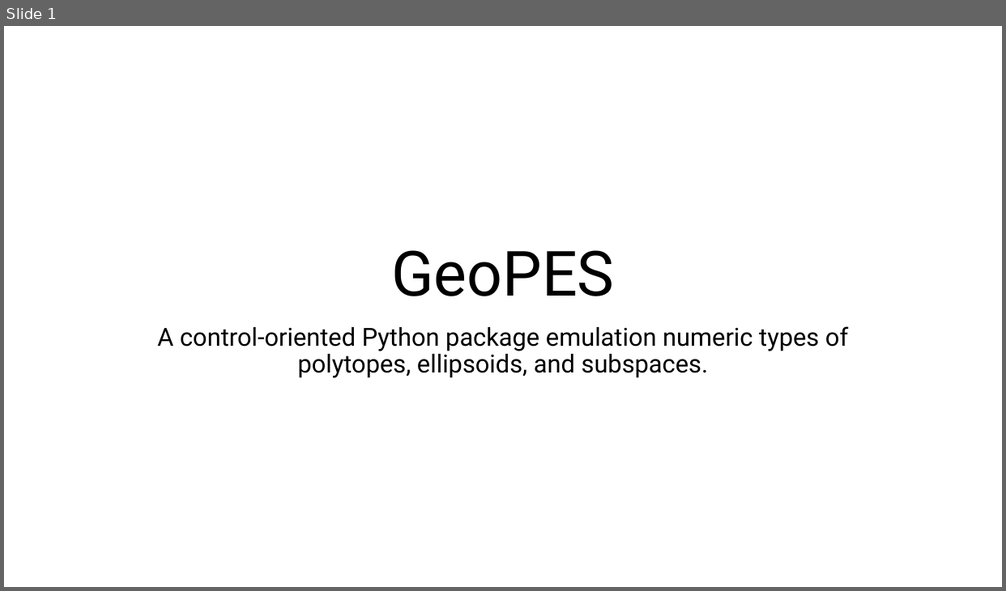
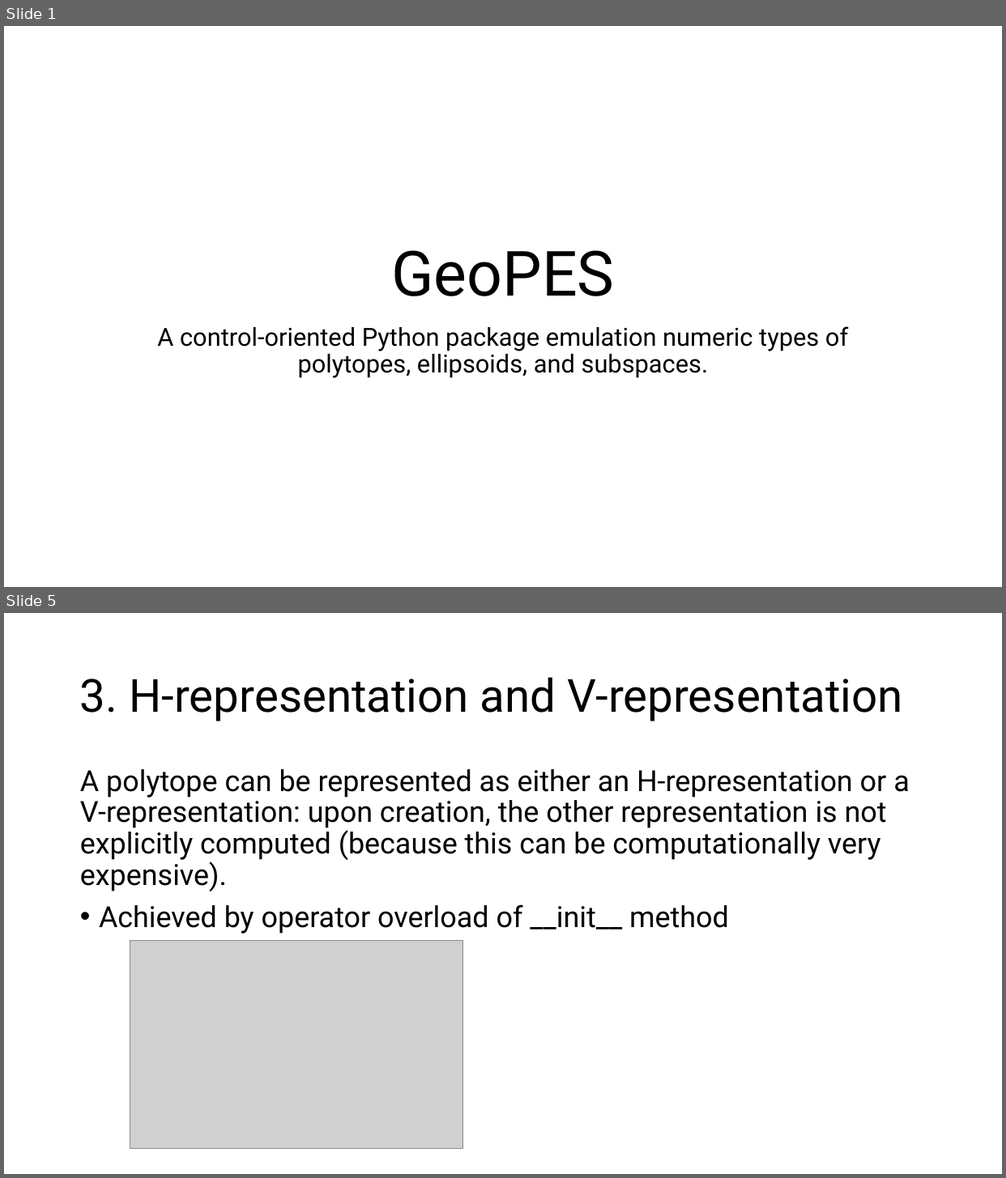
Before and after one commit to bwolleswinkel/geopes, a slide deck: presentation.pptx. Shown one above the other, each under a label of ours: slide 1 before the commit, slides 1 and 5 after it; the slides between them are not shown. The pictures are 1006x591 and 1006x1178 pixels, drawn with LibreOffice and Linux fonts; fonts in the diff are those of the drawing; grey boxes stand for pictures. Boxes give left, top, right and bottom in pixels: in the first picture for what was removed or moved away, otherwise in the second. Text is boxed around its words. In the diff, an @@ line names an element or a change of style, - is before the commit and + after.

```diff
--- a/presentation.pptx
+++ b/presentation.pptx
@@ slide 5 added at (4,613,1002,1174), background #FFFFFF @@
@@ title added at (80,677,903,722), 44 pt, text #000000 @@
+3. H-representation and V-representation
@@ text added at (80,769,910,934), 28 pt, text #000000 @@
+A polytope can be represented as either an H-representation or a V-representation: upon creation, the other representation is not explicitly computed (because this can be computationally very expensive).
+• Achieved by operator overload of __init__ method
@@ picture added at (130,941,462,1149) @@
```
Also in this commit, not shown: 2 slides changed, 4 other slides added, 1 other file.
